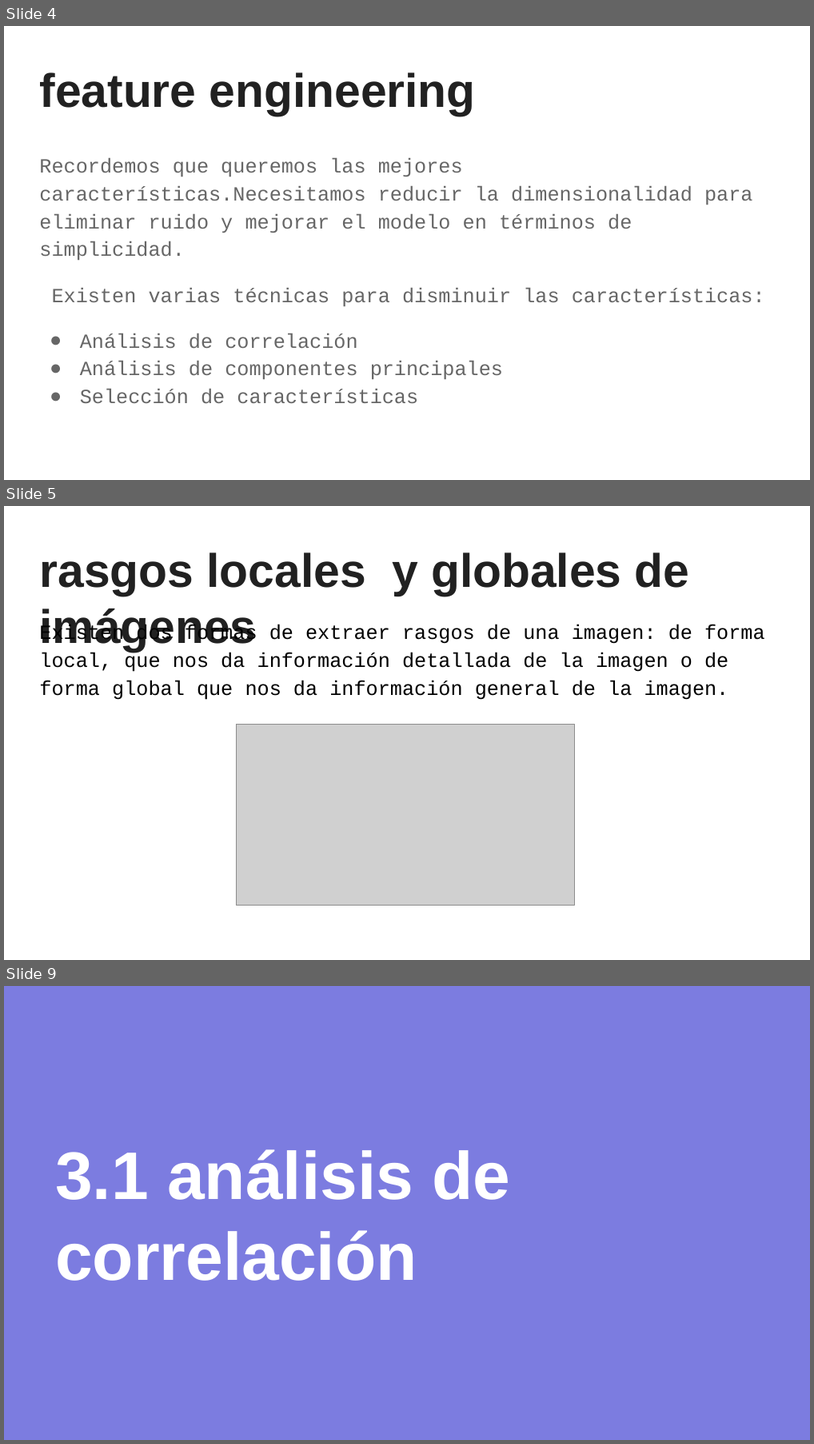
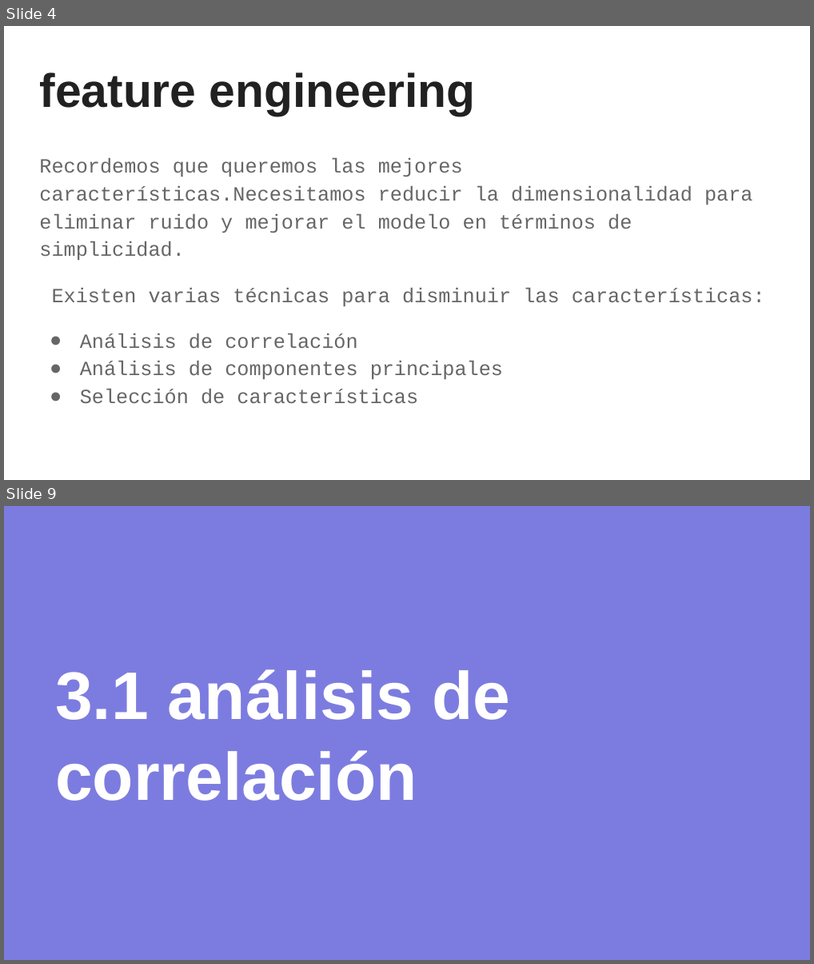
Before and after one commit to sainosmichelle/sainosmichelle.github.io, a slide deck: assets/files/Tema4/4. Selección de características.pptx. Shown one above the other, each under a label of ours: slides 4, 5 and 9 before the commit, slides 4 and 9 after it; the slides between them are not shown. The pictures are 814x1444 and 814x964 pixels, drawn with LibreOffice and Linux fonts; fonts in the diff are those of the drawing; grey boxes stand for pictures. Boxes give left, top, right and bottom in pixels: in the first picture for what was removed or moved away, otherwise in the second. Text is boxed around its words. In the diff, an @@ line names an element or a change of style, - is before the commit and + after.

```diff
--- a/assets/files/Tema4/4. Selección de características.pptx
+++ b/assets/files/Tema4/4. Selección de características.pptx
@@ slide 5 removed at (4, 506, 810, 960), background #FFFFFF @@
@@ title removed at (39, 552, 690, 652) @@
-rasgos locales y globales de imágenes
@@ text removed at (39, 624, 766, 700) @@
-Existen dos formas de extraer rasgos de una imagen: de forma local, que nos da información detallada de la imagen o de forma global que nos da información general de la imagen.
@@ picture removed at (236, 724, 575, 905) @@
```
Also in this commit, not shown: 1 slide changed, 3 slides added, 6 other slides removed, 6 other files.
